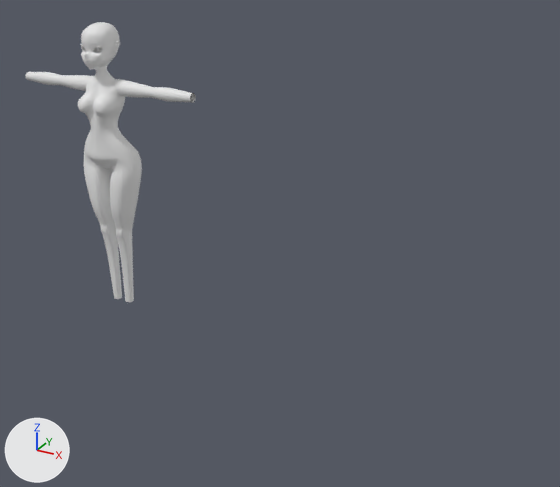
Before and after pictures for a commit that changed the Blender file BasicSht/TutorialSht/nino01.blend.
Camera for both pictures: a camera (50 mm lens) standing at (50.5, -55.3, 37.3) and looking at (18.6, 2.6, 8.3). The axes (+X, +Y, +Z) are drawn at lower left. The lights are the same throughout. Mesh edges are drawn as thin lines on the coarser meshes.

In view in the first picture: 'Face03'.
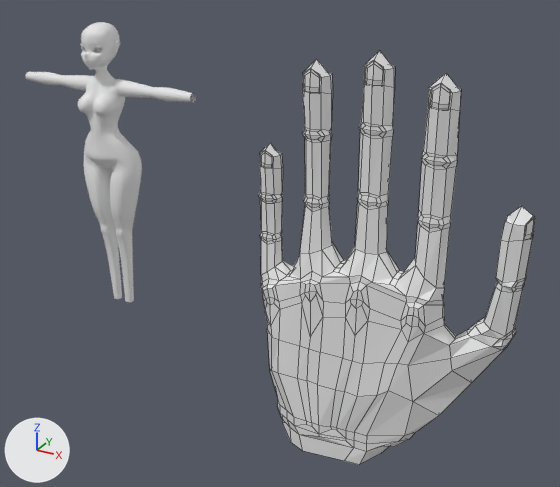
Changed parts and their boxes [x1, y1, x2, y2] in the pictures (560 x 487 px):
'Circle.002', added
    after: [258, 51, 535, 465]

Edits to the bpy script that builds the scene:
```text
Add me_circle_006:
    me_circle_006.from_pydata(...)  # 744 vertices, 739 faces; spans x -4.1..13.5, y -2.3..4.3, z -20.0..17.2
Add ob_circle_002:
    ob_circle_002 = bpy.data.objects.new('Circle.002', me_circle_006)
    ob_circle_002.location = (23.4, 0.0, 10.0)
    ob_circle_002.scale = (1.3, 1.0, 1.0)
```
